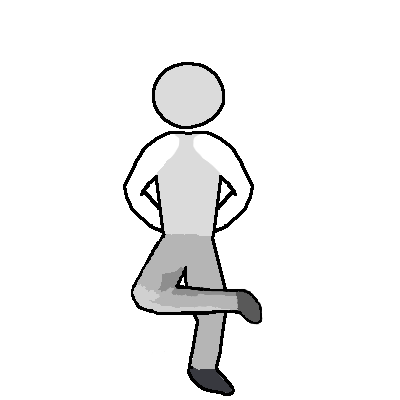
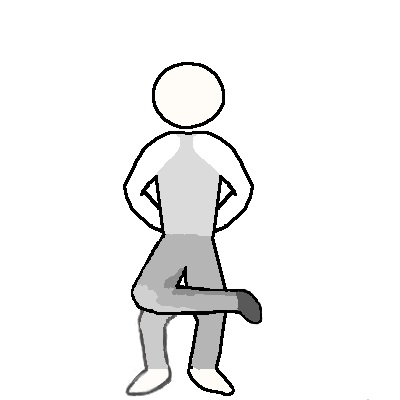
The second 400x400 image is a revision of the first. Changes to its layers:
painted on "crossleg" over [left=142, top=267, right=238, bottom=311]
painted on "head" over [left=155, top=65, right=222, bottom=126]
painted on "foot" over [left=190, top=367, right=232, bottom=393]
painted on "arm" over [left=166, top=134, right=221, bottom=174]
painted on "foreleg" over [left=142, top=267, right=226, bottom=301]
added layer "ghostleg" (70%) above "torso" over [left=125, top=302, right=369, bottom=400]
painted on "torso" over [left=166, top=134, right=221, bottom=174]
